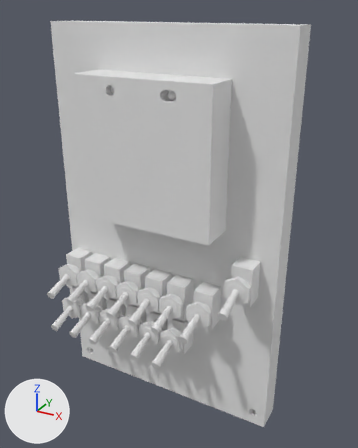
Two versions of the glTF model models/MEMA__MEM_1p1.glb, one commit apart.
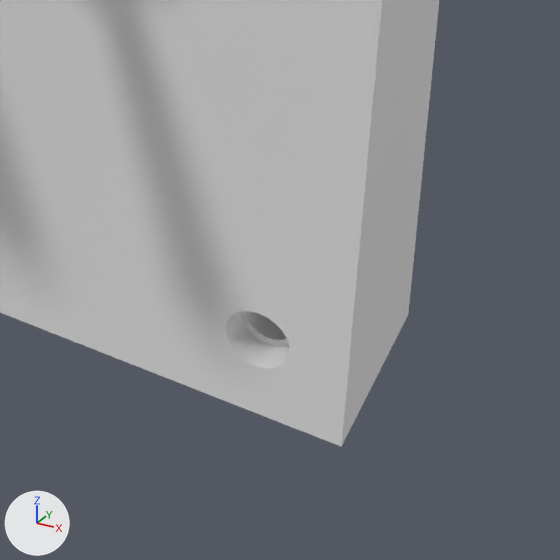
The first picture shows the older version from a 50 mm camera at (116.9, -128.5, 134.5) aimed at (46.0, 0.4, 70.0). The close-ups show the older and then the newer version on the part from 61% to 82% of the width and 82% to 99% of the height of that picture. Only the edits that show in the close-ups are written down. Lighting does not change. The marker at lower left points along +X, +Y and +Z. Vertices at exactly the same position are counted once.

Objects in the first close-up: 'p000', 'p001'.
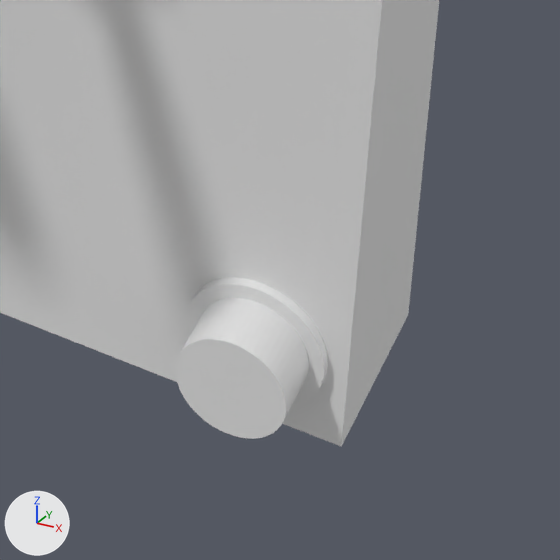
What the commit changed:
me_p038 is used by ob_p038; location (0.0, 0.0, 0.0).
me_p038 had 12 vertices, 20 faces and spanned x 2.0..10.0, y -10.3..-8.7, z 40.38..49.62.
me_p038 now has 204 vertices, 408 faces and spans x 72.01..79.0, y -0.5..0.0, z 1.0..8.0.
me_p038 part 1: 204 vertices added at x 72.01..79.0, y -0.5..0.0, z 1.0..8.0.
Other edits to the shape of me_p038 do not show in these pictures.
me_p039 is used by ob_p039; location (0.0, 0.0, 0.0).
me_p039 had 438 vertices, 872 faces and spanned x 4.5..7.5, y -20.3..-9.98, z 40.64..46.2.
me_p039 now has 204 vertices, 404 faces and spans x 72.76..78.25, y -3.5..9.5, z 1.75..7.25.
me_p039 part 2: 204 vertices added at x 72.76..78.25, y -3.5..9.5, z 1.75..7.25.
Other edits to the shape of me_p039 do not show in these pictures.

Boxes [x1, y1, x2, y2] around the edits, measured in the close-ups (560 x 560 px):
'p039', reshaped (not visible before): after [175, 298, 309, 439]
'p038', reshaped (not visible before): after [185, 277, 328, 408]
